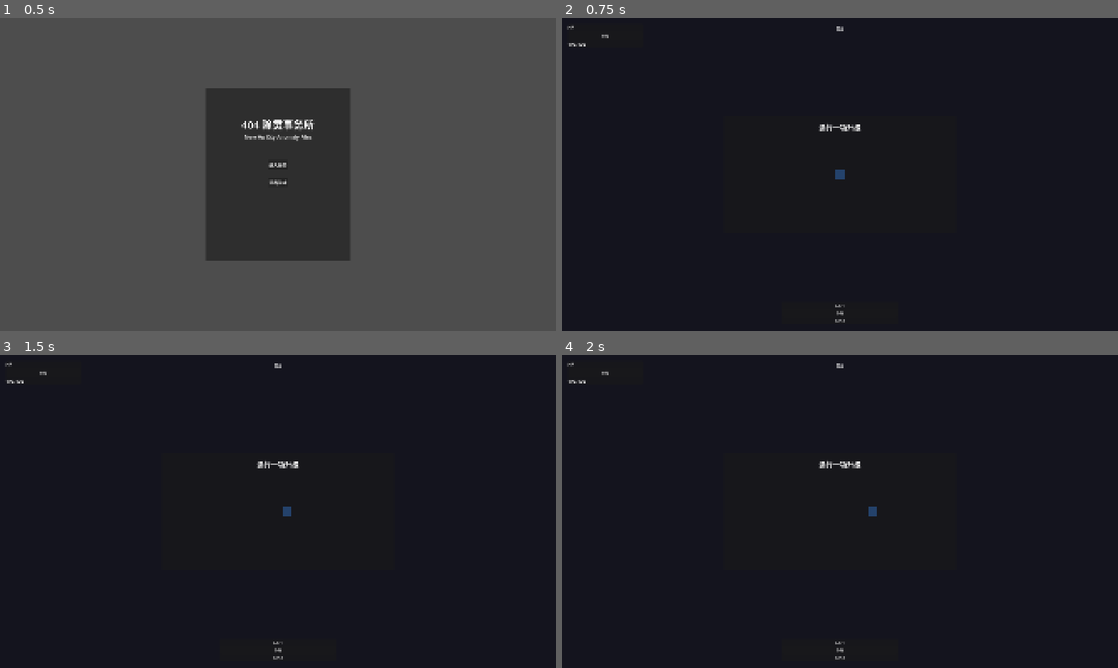
Above: before the commit, frames 1-4 (two rows, left to right).
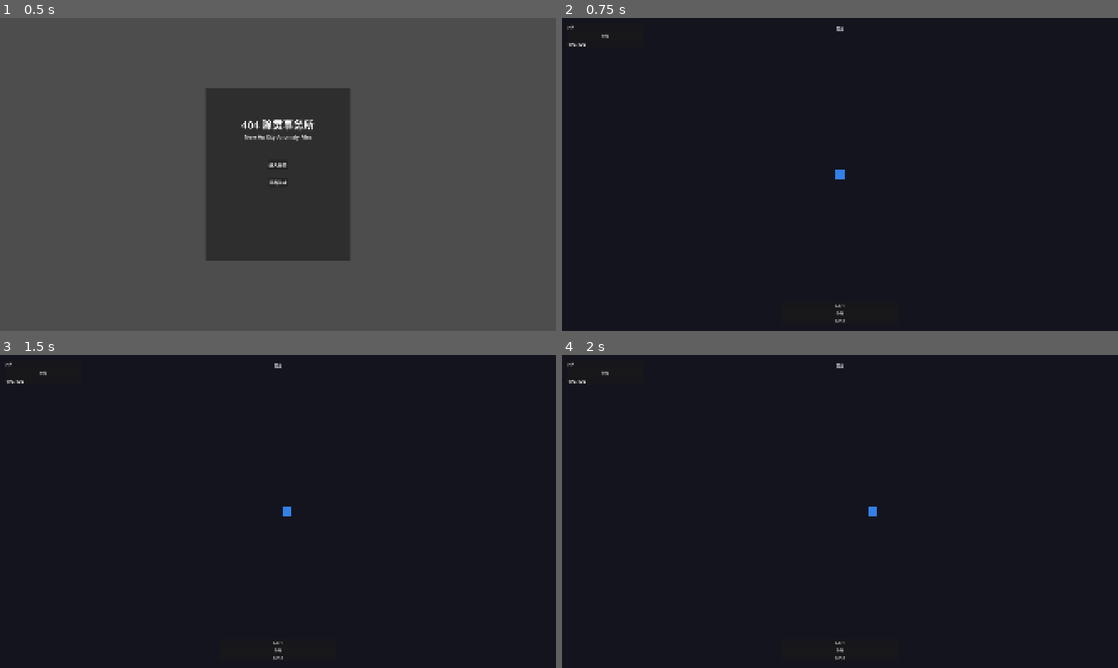
Above: after the commit, the same moments.

Repository: thefoolsparkle-oss/404_exorcism_agency
Game: Godot game, scene res://scenes/main/main.tscn
Two runs of this game, one before a commit and one after it. Both use one fixed random seed, a clock stepped at 60 frames per second and the inputs below.
Inputs (mouse positions are in pixels of both pictures, inside the frame that each line leads up to):
- Up to frame 1 (0.5 s): no input
- Up to frame 2 (0.75 s): click "进入任务" at 0.5 s
- Up to frame 3 (1.5 s): tap Enter at 1.25 s; move the mouse to (400, 495) at 1.27 s; hold D (move_right) from 1.28 s (still down); tap 1 at 1.35 s; click (400, 495) at 1.42 s
- Up to frame 4 (2 s): keep holding D (move_right)

Frame 1 is identical in both runs. In frame 2, 0.2% of the frame differs, in the area x 46-54%, y 33-52%; in frame 3, 0.2%; in frame 4, 0.2%.
Error before the commit: Parse Error: Identifier "DataLoader" not declared in the current scope. (res://scripts/combat/skill_system.gd:13)

Commit message:
Fix: add class_name DataLoader so static methods are accessible globally

Diff:
--- a/game/project.godot
+++ b/game/project.godot
@@ -8,12 +8,16 @@
 
 config_version=5
 
+[animation]
+
+compatibility/default_parent_skeleton_in_mesh_instance_3d=true
+
 [application]
 
 config/name="404 Exorcism Agency"
 config/version="0.1.0"
 run/main_scene="res://scenes/main/main.tscn"
-config/features=PackedStringArray("4.4")
+config/features=PackedStringArray("4.6")
 config/icon="res://icon.svg"
 
 [autoload]
@@ -25,7 +29,6 @@
 
 window/size/viewport_width=1920
 window/size/viewport_height=1080
-window/size/resizable=true
 window/stretch/mode="canvas_items"
 window/stretch/aspect="expand"
 
@@ -33,66 +36,66 @@
 
 move_up={
 "deadzone": 0.5,
-"events": [Object(InputEventKey,"resource_local_to_scene":fa …(172 unchanged characters)… keycode":0,"key_label":0,"unicode":119,"echo":false,"script":null)
+"events": [Object(InputEventKey,"resource_local_to_scene":fa …(172 unchanged characters)… keycode":0,"key_label":0,"unicode":119,"location":0,"echo":false,"script":null)
 ]
 }
 move_down={
 "deadzone": 0.5,
-"events": [Object(InputEventKey,"resource_local_to_scene":fa …(172 unchanged characters)… keycode":0,"key_label":0,"unicode":115,"echo":false,"script":null)
+"events": [Object(InputEventKey,"resource_local_to_scene":fa …(172 unchanged characters)… keycode":0,"key_label":0,"unicode":115,"location":0,"echo":false,"script":null)
 ]
 }
 move_left={
 "deadzone": 0.5,
-"events": [Object(InputEventKey,"resource_local_to_scene":fa …(171 unchanged characters)… _keycode":0,"key_label":0,"unicode":97,"echo":false,"script":null)
+"events": [Object(InputEventKey,"resource_local_to_scene":fa …(171 unchanged characters)… _keycode":0,"key_label":0,"unicode":97,"location":0,"echo":false,"script":null)
 ]
 }
 move_right={
 "deadzone": 0.5,
-"events": [Object(InputEventKey,"resource_local_to_scene":fa …(172 unchanged characters)… keycode":0,"key_label":0,"unicode":100,"echo":false,"script":null)
+"events": [Object(InputEventKey,"resource_local_to_scene":fa …(172 unchanged characters)… keycode":0,"key_label":0,"unicode":100,"location":0,"echo":false,"script":null)
 ]
 }
 skill_1={
 "deadzone": 0.5,
-"events": [Object(InputEventKey,"resource_local_to_scene":fa …(171 unchanged characters)… _keycode":0,"key_label":0,"unicode":32,"echo":false,"script":null)
+"events": [Object(InputEventKey,"resource_local_to_scene":fa …(171 unchanged characters)… _keycode":0,"key_label":0,"unicode":32,"location":0,"echo":false,"script":null)
 ]
 }
 skill_2={
 "deadzone": 0.5,
-"events": [Object(InputEventKey,"resource_local_to_scene":fa …(172 unchanged characters)… keycode":0,"key_label":0,"unicode":113,"echo":false,"script":null)
+"events": [Object(InputEventKey,"resource_local_to_scene":fa …(172 unchanged characters)… keycode":0,"key_label":0,"unicode":113,"location":0,"echo":false,"script":null)
 ]
 }
 skill_3={
 "deadzone": 0.5,
-"events": [Object(InputEventKey,"resource_local_to_scene":fa …(172 unchanged characters)… keycode":0,"key_label":0,"unicode":101,"echo":false,"script":null)
+"events": [Object(InputEventKey,"resource_local_to_scene":fa …(172 unchanged characters)… keycode":0,"key_label":0,"unicode":101,"location":0,"echo":false,"script":null)
 ]
 }
 skill_4={
 "deadzone": 0.5,
-"events": [Object(InputEventKey,"resource_local_to_scene":fa …(172 unchanged characters)… keycode":0,"key_label":0,"unicode":114,"echo":false,"script":null)
+"events": [Object(InputEventKey,"resource_local_to_scene":fa …(172 unchanged characters)… keycode":0,"key_label":0,"unicode":114,"location":0,"echo":false,"script":null)
 ]
 }
 skill_5={
 "deadzone": 0.5,
-"events": [Object(InputEventKey,"resource_local_to_scene":fa …(172 unchanged characters)… keycode":0,"key_label":0,"unicode":102,"echo":false,"script":null)
+"events": [Object(InputEventKey,"resource_local_to_scene":fa …(172 unchanged characters)… keycode":0,"key_label":0,"unicode":102,"location":0,"echo":false,"script":null)
 ]
 }
 skill_choice_1={
 "deadzone": 0.5,
-"events": [Object(InputEventKey,"resource_local_to_scene":fa …(171 unchanged characters)… _keycode":0,"key_label":0,"unicode":49,"echo":false,"script":null)
+"events": [Object(InputEventKey,"resource_local_to_scene":fa …(171 unchanged characters)… _keycode":0,"key_label":0,"unicode":49,"location":0,"echo":false,"script":null)
 ]
 }
 skill_choice_2={
 "deadzone": 0.5,
-"events": [Object(InputEventKey,"resource_local_to_scene":fa …(171 unchanged characters)… _keycode":0,"key_label":0,"unicode":50,"echo":false,"script":null)
+"events": [Object(InputEventKey,"resource_local_to_scene":fa …(171 unchanged characters)… _keycode":0,"key_label":0,"unicode":50,"location":0,"echo":false,"script":null)
 ]
 }
 skill_choice_3={
 "deadzone": 0.5,
-"events": [Object(InputEventKey,"resource_local_to_scene":fa …(171 unchanged characters)… _keycode":0,"key_label":0,"unicode":51,"echo":false,"script":null)
+"events": [Object(InputEventKey,"resource_local_to_scene":fa …(171 unchanged characters)… _keycode":0,"key_label":0,"unicode":51,"location":0,"echo":false,"script":null)
 ]
 }
 pause={
 "deadzone": 0.5,
-"events": [Object(InputEventKey,"resource_local_to_scene":fa …(176 unchanged characters)… l_keycode":0,"key_label":0,"unicode":0,"echo":false,"script":null)
+"events": [Object(InputEventKey,"resource_local_to_scene":fa …(176 unchanged characters)… l_keycode":0,"key_label":0,"unicode":0,"location":0,"echo":false,"script":null)
 ]
 }
--- a/game/scripts/core/data_loader.gd
+++ b/game/scripts/core/data_loader.gd
@@ -1,3 +1,4 @@
+class_name DataLoader
 extends Node
 
 static func load_json(path: String) -> Dictionary:
Not shown, added: game/scripts/combat/boss/grey_line_conductor.gd.uid
Not shown, added: game/scripts/combat/combat.gd.uid
Not shown, added: game/scripts/combat/drone.gd.uid
Not shown, added: game/scripts/combat/enemy_ai.gd.uid
Not shown, added: game/scripts/combat/enemy_projectile.gd.uid
Not shown, added: game/scripts/combat/experience_orb.gd.uid
Not shown, added: game/scripts/combat/player_controller.gd.uid
Not shown, added: game/scripts/combat/projectile.gd.uid
Not shown, added: game/scripts/combat/skill_system.gd.uid
Not shown, added: game/scripts/combat/spawn_director.gd.uid
Not shown, added: game/scripts/combat/weapon_system.gd.uid
Not shown, added: game/scripts/core/data_loader.gd.uid
(and 8 more such lines)
